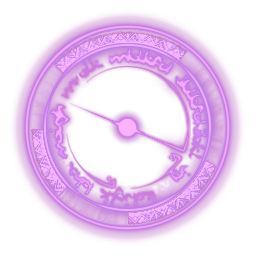
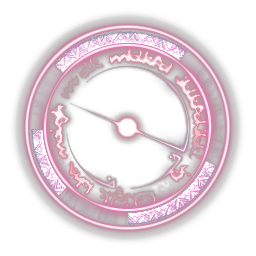
Two versions of the same layered image (256x256). Layer-by-layer changes:
pixels changed over [11, 11, 244, 244] (layer not identified)
